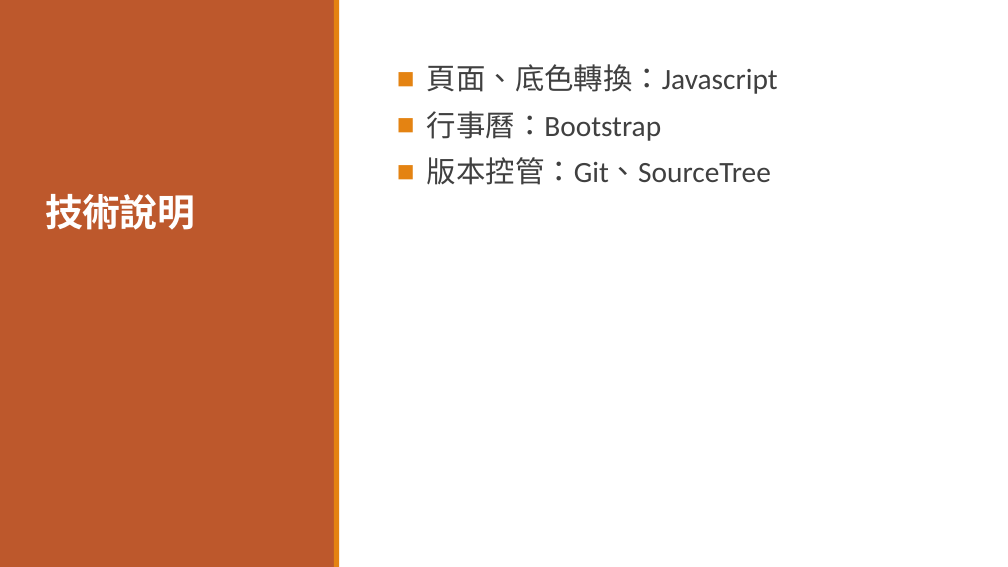
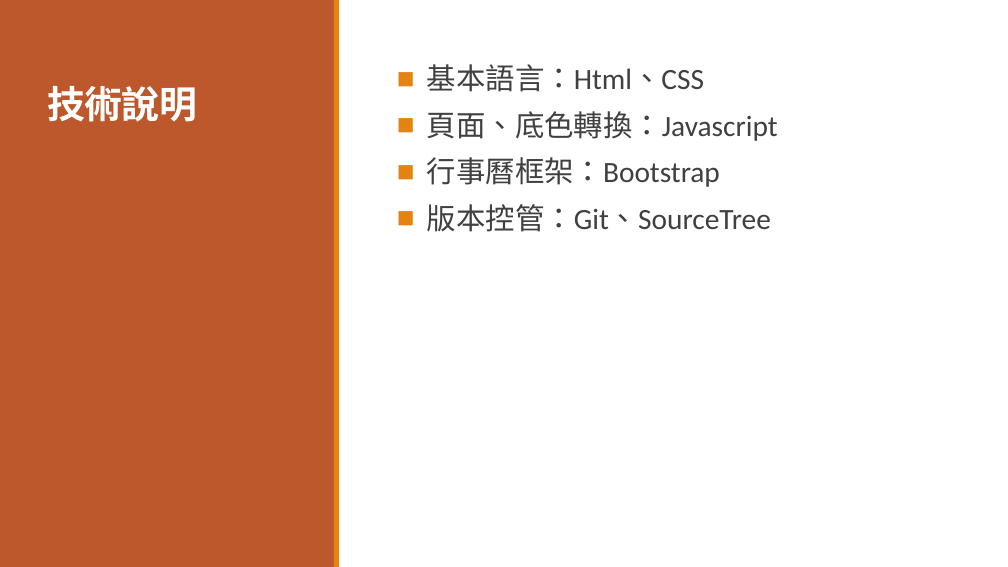
Before and after one commit to FredChen50215/midProject, a slide deck: slide 10 of iCalendar.pptx. Drawn at 1008x567 pixels with LibreOffice and Linux fonts; fonts in the diff are those of the drawing. Boxes give left, top, right and bottom in pixels: in the first picture for what was removed or moved away, otherwise in the second. Text is boxed around its words. In the diff, an @@ line names an element or a change of style, - is before the commit and + after.

```diff
--- a/iCalendar.pptx
+++ b/iCalendar.pptx
@@ title "技術說明": place and size @@
-title "技術說明" at [45,194,195,230]
+title "技術說明" at [47,86,197,122]
@@ text at [427,64,704,92]: paragraph added @@
+■ 基本語言：Html、CSS
@@ text at [427,157,720,187]: text changed @@
-■ 行事曆：Bootstrap
+■ 行事曆框架：Bootstrap
```
Also in this commit, not shown: 7 other slides changed.
